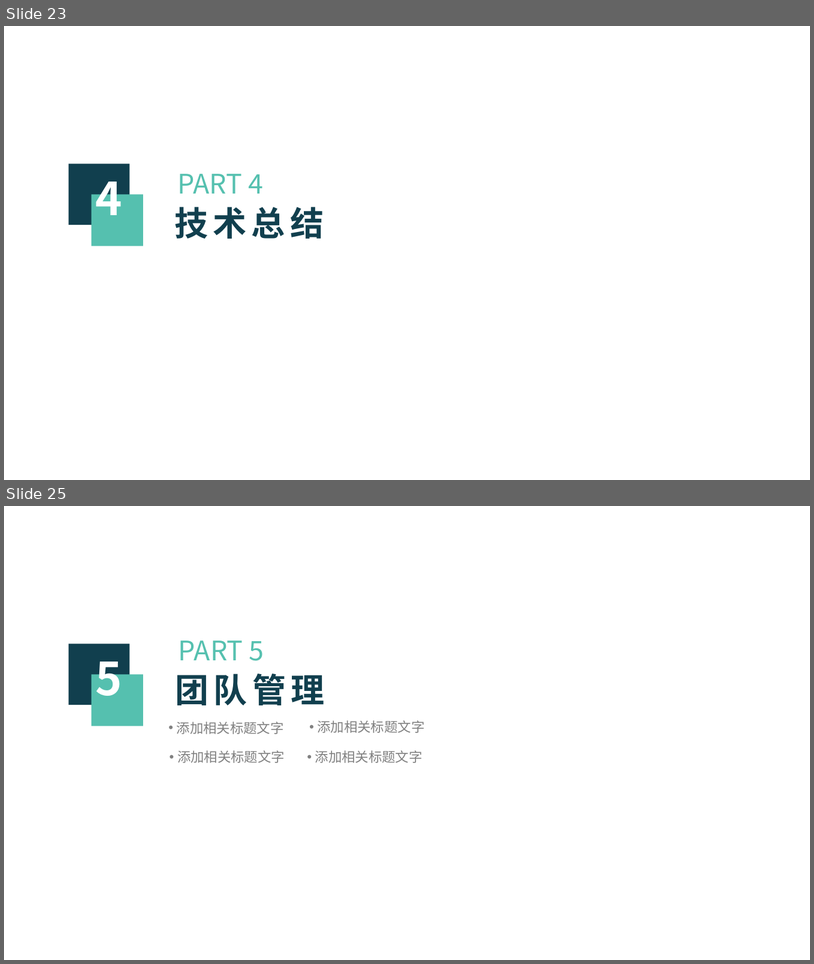
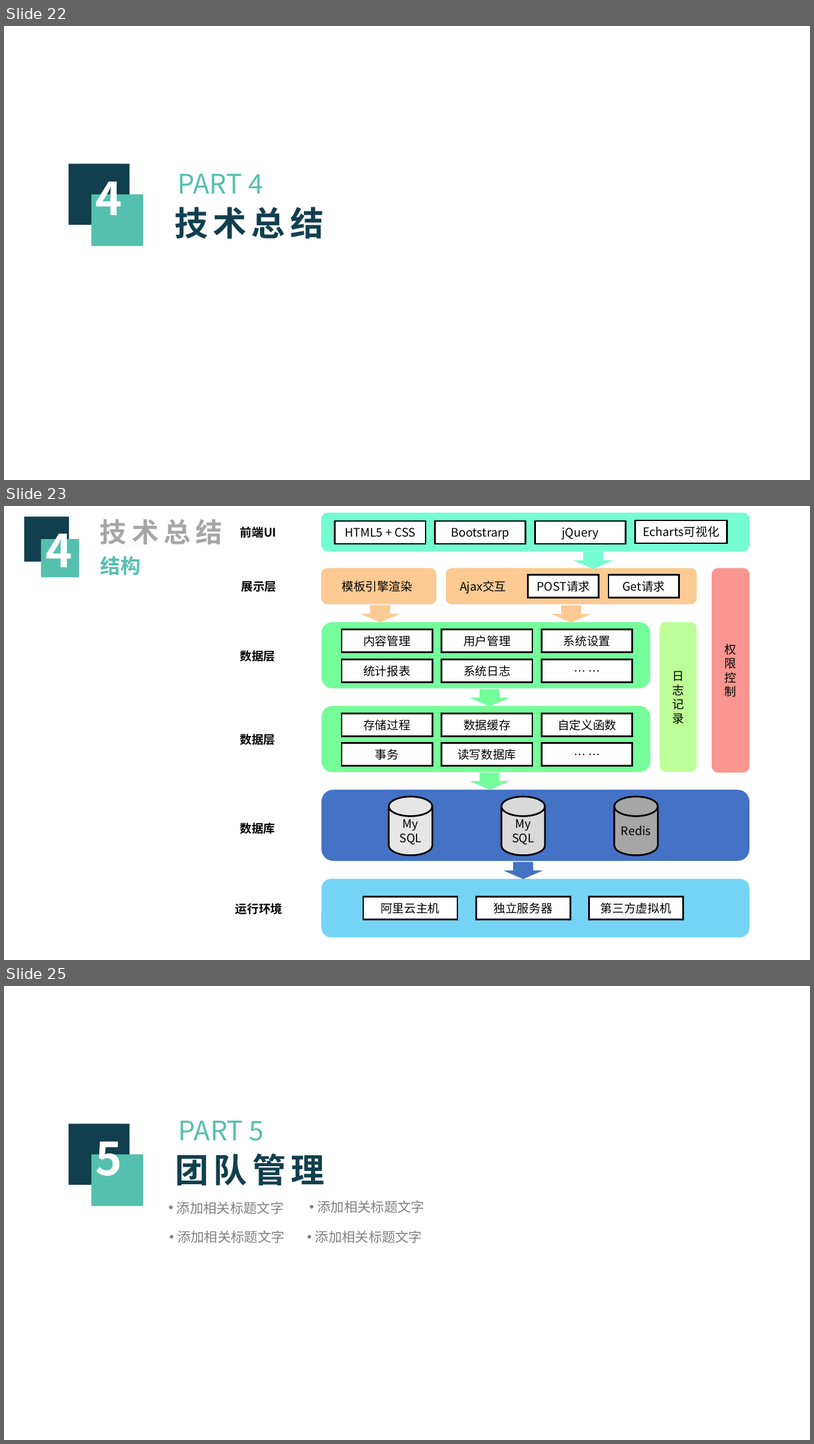
Before and after one commit to zjutfly/fly, a slide deck: fly_ppt.pptx. Shown one above the other, each under a label of ours: slides 23 and 25 before the commit, slides 22, 23 and 25 after it; the slides between them are not shown. The pictures are 814x964 and 814x1444 pixels, drawn with LibreOffice and Linux fonts; fonts in the diff are those of the drawing; background and template pictures are left out. Boxes give left, top, right and bottom in pixels: in the first picture for what was removed or moved away, otherwise in the second. Text is boxed around its words. In the diff, an @@ line names an element or a change of style, - is before the commit and + after.

```diff
--- a/fly_ppt.pptx
+++ b/fly_ppt.pptx
@@ slide 23 added at bbox=[4, 506, 810, 960], background #FFFFFF @@
@@ rectangle added at bbox=[24, 517, 69, 562], fill #113F4E @@
@@ text added at bbox=[45, 520, 72, 578], 54 pt, text #FFFFFF, bold @@
+4
@@ text added at bbox=[100, 519, 223, 544], 32 pt, text #A6A6A6, bold @@
+技术总结
@@ rectangle added at bbox=[41, 539, 79, 577], fill #55C0AF @@
@@ text added at bbox=[100, 556, 140, 575], 24 pt, text #55C0AF, bold @@
+结构
@@ group added at bbox=[236, 513, 750, 937]: 21 rectangles, 9 rounded rectangles, 8 texts, 6 down arrows, 3 cylinders @@
+阿里云主机
+独立服务器
+第三方虚拟机
+运行环境
+My SQL
+Redis
+My SQL
+数据库
+存储过程
+事务
+数据缓存
+读写数据库
+自定义函数
+… …
+数据层
+内容管理
+统计报表
+用户管理
+系统日志
+系统设置
+… …
+数据层
+日志记录
+POST请求
+Get请求
+Ajax交互
+模板引擎渲染
+权限控制
+展示层
+HTML5 + CSS
+Bootstrarp
+jQuery
+Echarts可视化
+前端UI
@@ what was slide 23 is now slide 22 @@
```
Also in this commit, not shown: 5 slides changed, 1 other slide added, 2 slides removed, 9 other files.
